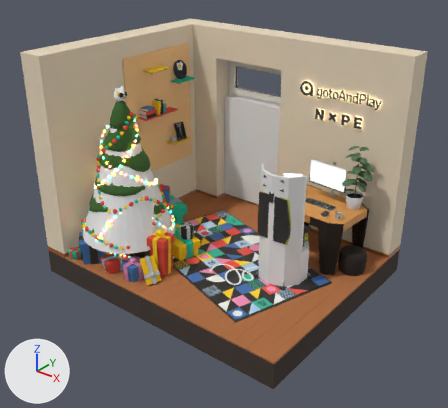
Two versions of the glTF model static/models/office.glb, one commit apart.
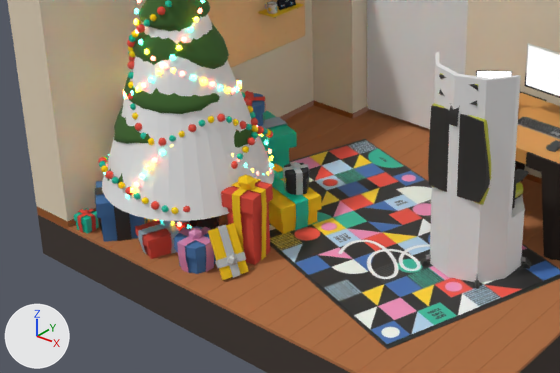
Old and new are each drawn whole from a 50 mm camera at (6.36, -7.99, 5.97) aimed at (0.03, -0.08, 1.07) and again close up on the part from 6% to 73% of the width and 33% to 82% of the height. Lighting does not change. The marker at lower left points along +X, +Y and +Z. Where no turn or scale is listed for an object, it has been applied to the vertices.
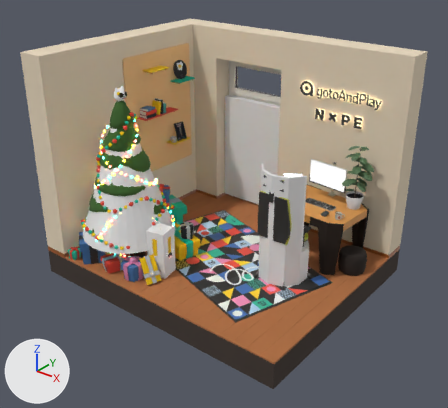
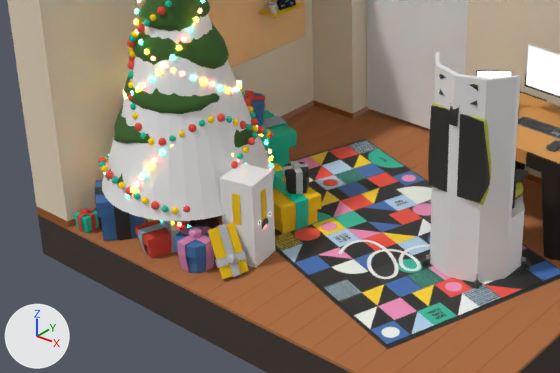
Commit message: [main] adds singing mouths functionality

Patch to the scene script:
```diff
--- a/static/models/office.glb.py
+++ b/static/models/office.glb.py
@@ me_cube_013 @@
+me_cube_013.from_pydata([(-0.14, -0.206, -0.577), (-0.14, -0.206, 0.345), (-0.206, 0.14, -0.577), (-0.206, 0.14, 0.345), (0.206, -0.14, -0.577), (0.206, -0.14, 0.345), (0.14, 0.206, -0.577), (0.14, 0.206, 0.345)], [], [(0, 1, 3), (0, 3, 2), (2, 3, 7), (2, 7, 6), (6, 7, 5), (6, 5, 4), (4, 5, 1), (4, 1, 0), (2, 6, 4), (2, 4, 0), (7, 3, 1), (7, 1, 5)])
@@ ob_tree_cube_021 @@
 ob_tree_cube_021 = bpy.data.objects.new('tree-Cube.021', me_cube_021)
-ob_tree_cube_021.location = (-1.786, -1.672, 0.294)
+ob_tree_cube_021.location = (-1.786, -1.672, 0.302)
@@ ob_tree_cube_023 @@
 ob_tree_cube_023 = bpy.data.objects.new('tree-Cube.023', me_cube_023)
-ob_tree_cube_023.location = (-0.792, -0.464, 0.195)
+ob_tree_cube_023.location = (-0.792, -0.464, 0.203)
@@ ob_tree_cube_024 @@
 ob_tree_cube_024 = bpy.data.objects.new('tree-Cube.024', me_cube_024)
-ob_tree_cube_024.location = (-0.891, -0.437, 0.256)
+ob_tree_cube_024.location = (-0.891, -0.437, 0.264)
@@ ob_tree_cube_027 @@
 ob_tree_cube_027 = bpy.data.objects.new('tree-Cube.027', me_cube_027)
-ob_tree_cube_027.location = (-0.746, -1.663, 0.256)
+ob_tree_cube_027.location = (-0.746, -1.663, 0.264)
@@ ob_tree_cube_028 @@
 ob_tree_cube_028 = bpy.data.objects.new('tree-Cube.028', me_cube_028)
-ob_tree_cube_028.location = (-0.746, -1.663, 0.319)
+ob_tree_cube_028.location = (-0.746, -1.663, 0.327)
@@ ob_tree_cube_029 @@
 ob_tree_cube_029 = bpy.data.objects.new('tree-Cube.029', me_cube_029)
-ob_tree_cube_029.location = (-2.085, -1.887, 0.294)
+ob_tree_cube_029.location = (-2.085, -1.887, 0.302)
@@ ob_tree_cube_030 @@
 ob_tree_cube_030 = bpy.data.objects.new('tree-Cube.030', me_cube_030)
-ob_tree_cube_030.location = (-2.085, -1.887, 0.358)
+ob_tree_cube_030.location = (-2.085, -1.887, 0.366)
@@ ob_tree_cube_032 @@
 ob_tree_cube_032 = bpy.data.objects.new('tree-Cube.032', me_cube_032)
-ob_tree_cube_032.location = (-0.576, -0.429, 0.636)
+ob_tree_cube_032.location = (-0.576, -0.429, 0.644)
@@ ob_tree_cube_034 @@
 ob_tree_cube_034 = bpy.data.objects.new('tree-Cube.034', me_cube_034)
-ob_tree_cube_034.location = (-0.208, -1.733, 0.157)
+ob_tree_cube_034.location = (-0.208, -1.733, 0.165)
@@ ob_tree_cube_035 @@
 ob_tree_cube_035 = bpy.data.objects.new('tree-Cube.035', me_cube_035)
-ob_tree_cube_035.location = (-1.209, -1.645, 0.294)
+ob_tree_cube_035.location = (-1.209, -1.645, 0.302)
@@ ob_tree_cube_036 @@
 ob_tree_cube_036 = bpy.data.objects.new('tree-Cube.036', me_cube_036)
-ob_tree_cube_036.location = (-1.209, -1.645, 0.358)
+ob_tree_cube_036.location = (-1.209, -1.645, 0.366)
@@ ob_tree_cube_043 @@
 ob_tree_cube_043 = bpy.data.objects.new('tree-Cube.043', me_cube_043)
-ob_tree_cube_043.location = (-1.793, 0.16, 0.729)
+ob_tree_cube_043.location = (-1.793, 0.16, 0.737)
@@ ob_tree_cube_044 @@
 ob_tree_cube_044 = bpy.data.objects.new('tree-Cube.044', me_cube_044)
-ob_tree_cube_044.location = (-1.793, 0.16, 0.791)
+ob_tree_cube_044.location = (-1.793, 0.16, 0.8)
@@ ob_tree_cube_045 @@
 ob_tree_cube_045 = bpy.data.objects.new('tree-Cube.045', me_cube_045)
-ob_tree_cube_045.location = (-1.727, -0.017, 0.294)
+ob_tree_cube_045.location = (-1.727, -0.017, 0.302)
@@ ob_tree_cube_046 @@
 ob_tree_cube_046 = bpy.data.objects.new('tree-Cube.046', me_cube_046)
-ob_tree_cube_046.location = (-1.727, -0.017, 0.358)
+ob_tree_cube_046.location = (-1.727, -0.017, 0.366)
@@ ob_e_mouth @@
+ob_e_mouth = bpy.data.objects.new('e-mouth', me_circle_002)  # 61 vertices, 100 faces; spans x -0.0114..0.0115, y -0.0592..0.0587, z -0.0537..0.0616; in mat_eye (black #000000), mat_material_003 (white #ffffff)
+ob_e_mouth.location = (-0.294, -1.189, 0.385)
@@ ob_col_present_red @@
+ob_col_present_red = bpy.data.objects.new('col-present-red', me_cube_013)
+ob_col_present_red.location = (-0.475, -1.226, 0.529)
```

Pixel boxes [x1, y1, x2, y2] of what changed, in the close-ups (560 x 373 px):
'col-present-red', added: after [220, 163, 275, 268]
'tree-Cube.023', moved: before [268, 163, 322, 234]; after [273, 163, 322, 234]
'tree-Cube.045', moved: before [259, 111, 297, 168]; after [259, 110, 297, 167]
'tree-Cube.021', moved: before [96, 181, 145, 242]; after [96, 180, 145, 241]
'tree-Cube.035', moved: before [135, 220, 192, 259]; after [135, 220, 192, 258]
'tree-Cube.028', moved: before [177, 227, 214, 273]; after [177, 226, 214, 272]
'tree-Cube.027', moved: before [174, 226, 216, 274]; after [174, 225, 216, 273]
'tree-Cube.024', moved: before [272, 170, 309, 231]; after [273, 169, 309, 230]
'tree-Cube.034', moved: before [215, 225, 246, 278]; after [215, 224, 246, 278]
'tree-Cube.036', moved: before [138, 220, 190, 254]; after [138, 220, 190, 255]
'tree-Cube.032', moved: before [283, 162, 309, 195]; after [283, 161, 309, 195]
'tree-Cube.029', moved: before [74, 208, 99, 234]; after [73, 207, 99, 233]
'tree-Cube.043', moved: before [252, 93, 265, 126]; after [252, 92, 265, 126]
'tree-Cube.030', moved: before [77, 209, 96, 232]; after [77, 208, 96, 232]
'tree-Cube.046', moved: before [262, 117, 288, 129]; after [261, 116, 288, 128]
'tree-Cube.044', moved: before [244, 91, 266, 121]; after [243, 90, 266, 120]
'e-mouth', added: after [262, 218, 268, 230]
'tree-Cube.025', unchanged, covered by the edit: before [221, 181, 273, 265]
'tree-Cube.026', unchanged, covered by the edit: before [232, 175, 267, 260]; after [232, 174, 267, 225]
